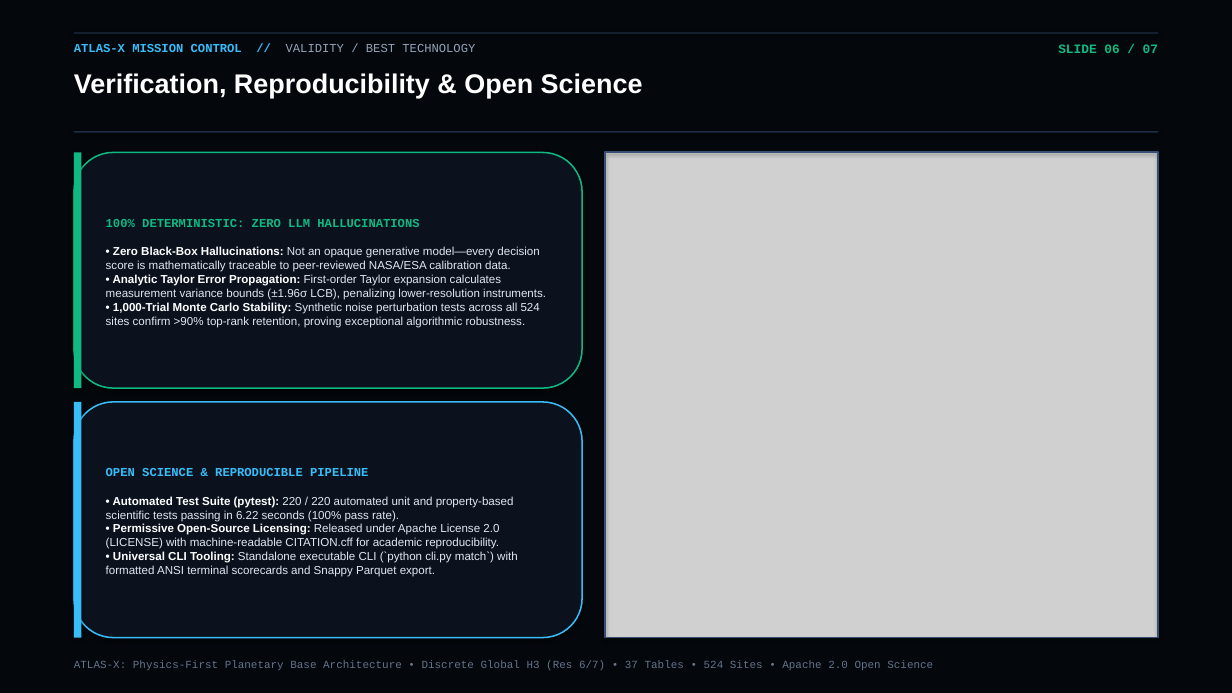
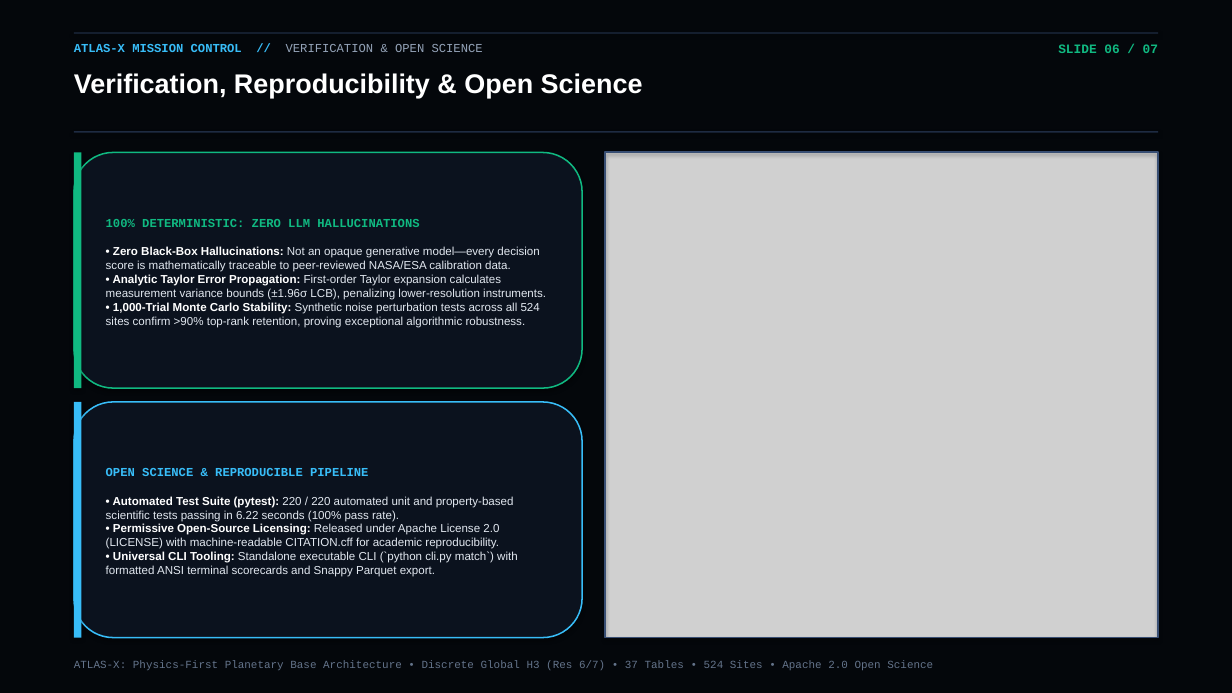
Before and after one commit to FameDied/mars-moon, a slide deck: slide 6 of ATLAS-X_Planetary_Architecture_Presentation.pptx. Drawn at 1232x693 pixels with LibreOffice and Linux fonts; fonts in the diff are those of the drawing; grey boxes stand for pictures. Boxes give left, top, right and bottom in pixels: in the first picture for what was removed or moved away, otherwise in the second. Text is boxed around its words. In the diff, an @@ line names an element or a change of style, - is before the commit and + after.

```diff
--- a/ATLAS-X_Planetary_Architecture_Presentation.pptx
+++ b/ATLAS-X_Planetary_Architecture_Presentation.pptx
@@ text at [74, 44, 483, 52]: text changed; text colour #38BDF8 to #94A3B8; bold off @@
-ATLAS-X MISSION CONTROL // VALIDITY / BEST TECHNOLOGY
+ATLAS-X MISSION CONTROL // VERIFICATION & OPEN SCIENCE
```
Also in this commit, not shown: 6 other slides changed, 3 other files.
